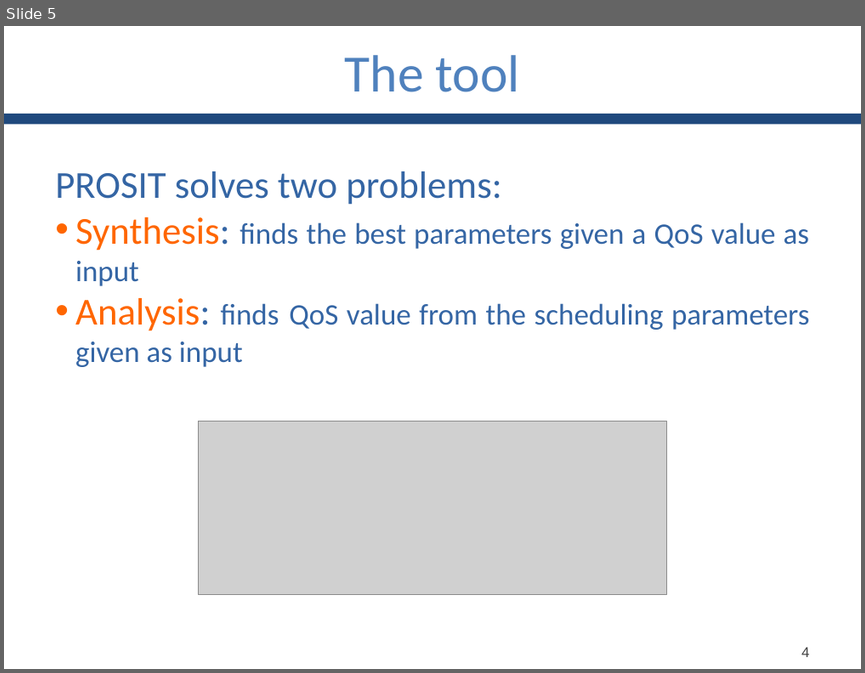
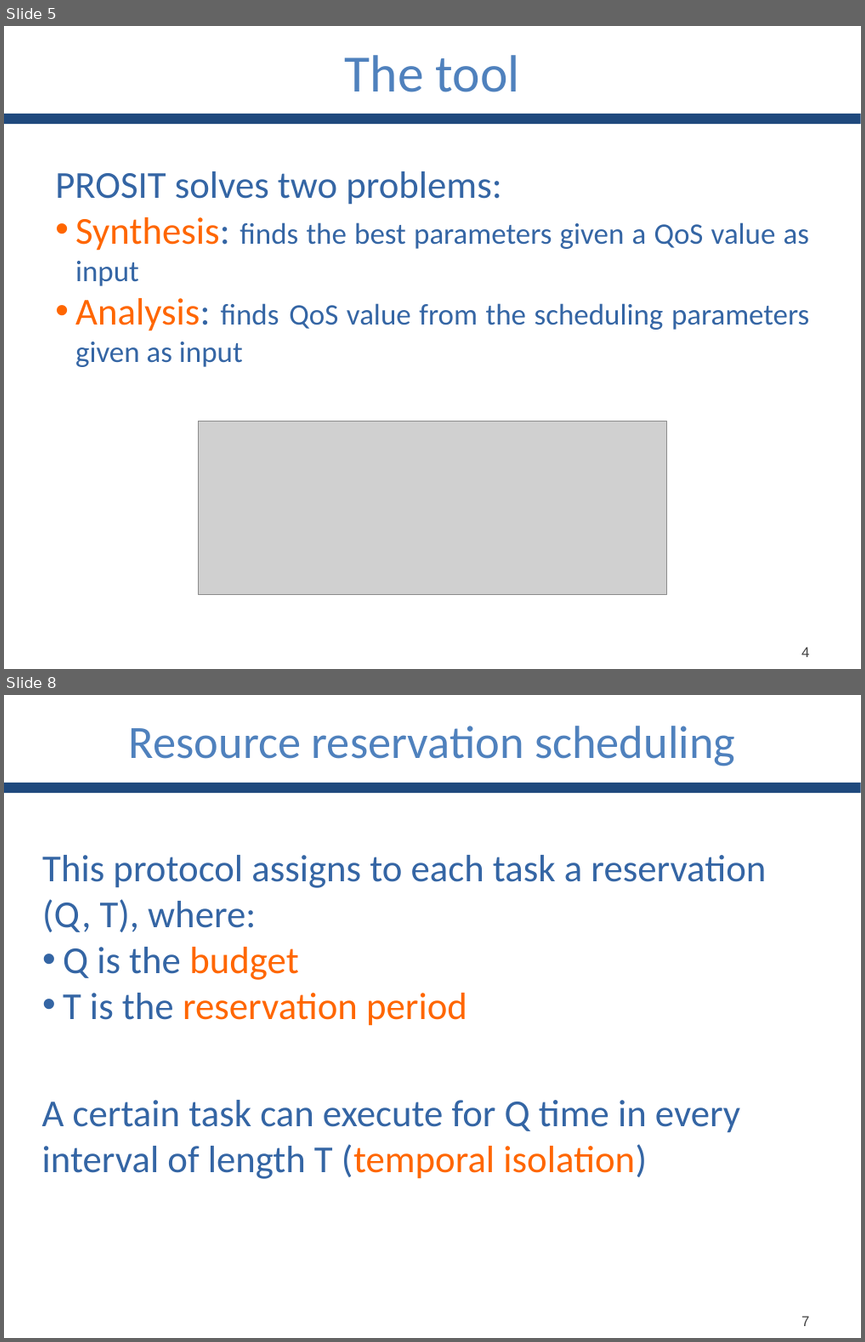
Before and after one commit to GianlucaBortoli/bachelorThesis, a slide deck: slides/slides.pptx. Shown one above the other, each under a label of ours: slide 5 before the commit, slides 5 and 8 after it; the slides between them are not shown. The pictures are 865x673 and 865x1342 pixels, drawn with LibreOffice and Linux fonts; fonts in the diff are those of the drawing; grey boxes stand for pictures. Boxes give left, top, right and bottom in pixels: in the first picture for what was removed or moved away, otherwise in the second. Text is boxed around its words. In the diff, an @@ line names an element or a change of style, - is before the commit and + after.

Commit message:
added slides for task model & RR

```diff
--- a/slides/slides.pptx
+++ b/slides/slides.pptx
@@ slide 8 added at (4, 695, 861, 1338), background #FFFFFF; not listed: 1 template element that a slide beside it also shows @@
@@ text added at (129, 726, 735, 766), 38.9 pt, text #4F81BD @@
+Resource reservation scheduling
@@ text added at (42, 855, 766, 1026), 32 pt, text #3465A4 @@
+This protocol assigns to each task a reservation (Q, T), where:
+• Q is the budget
+• T is the reservation period
@@ text added at (42, 1100, 740, 1179), 32 pt, text #3465A4 @@
+A certain task can execute for Q time in every interval of length T (temporal isolation)
@@ text added at (801, 1315, 809, 1326), 12 pt, text #404040 @@
+7
```
Also in this commit, not shown: 6 slides changed, 1 other slide added.
